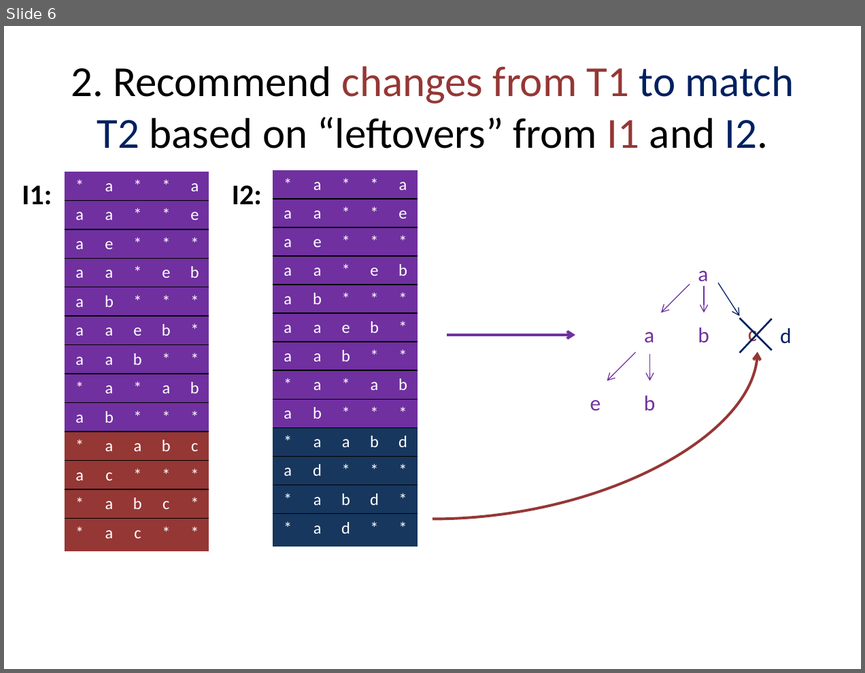
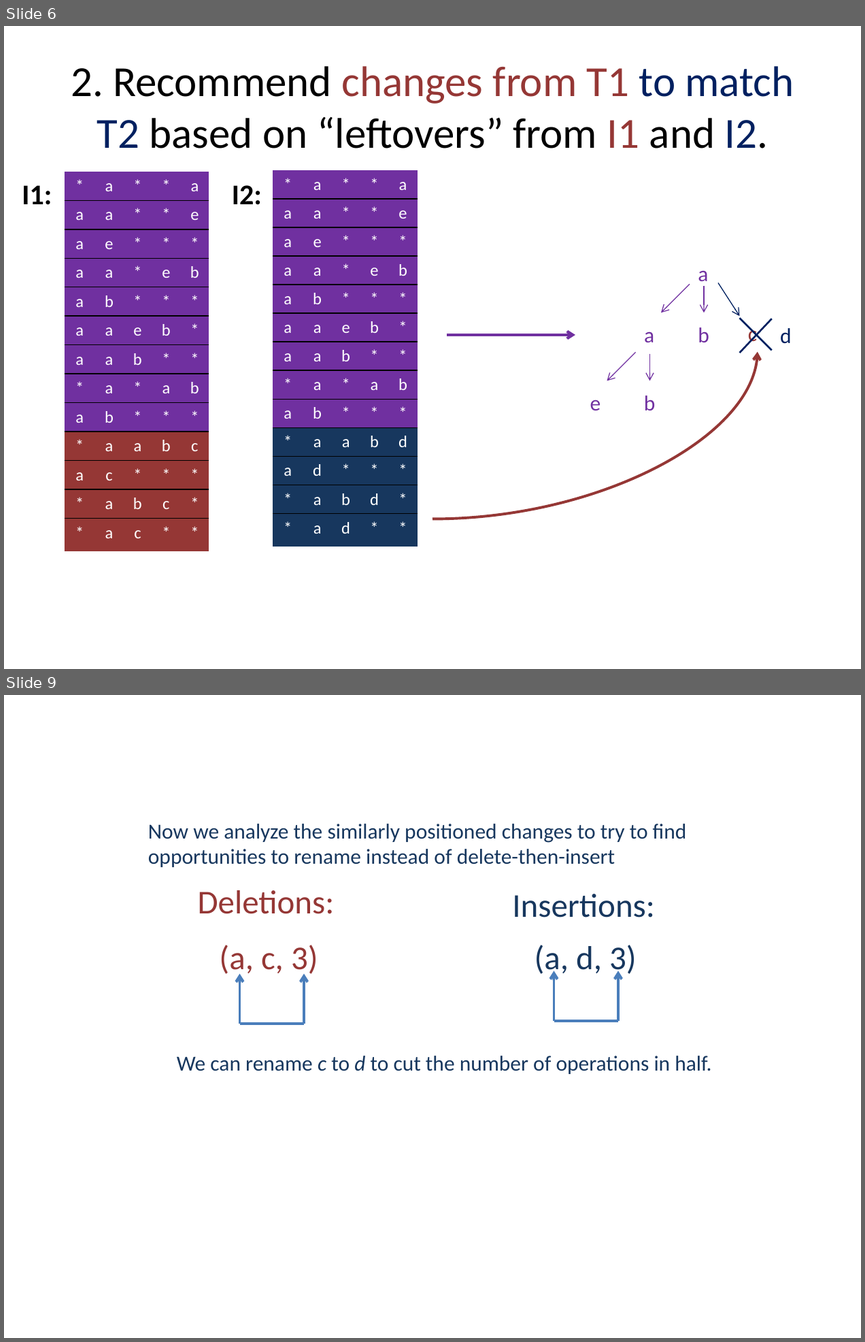
Before and after one commit to SuitAndThai/Graph-Matching, a slide deck: Documents/pqGramRecommendations.pptx. Shown one above the other, each under a label of ours: slide 6 before the commit, slides 6 and 9 after it; the slides between them are not shown. The pictures are 865x673 and 865x1342 pixels, drawn with LibreOffice and Linux fonts; fonts in the diff are those of the drawing. Boxes give left, top, right and bottom in pixels: in the first picture for what was removed or moved away, otherwise in the second. Text is boxed around its words. In the diff, an @@ line names an element or a change of style, - is before the commit and + after.

Commit message:
updated presentation to include delete-insert

```diff
--- a/Documents/pqGramRecommendations.pptx
+++ b/Documents/pqGramRecommendations.pptx
@@ slide 9 added at [4, 695, 861, 1338], background #FFFFFF @@
@@ text added at [148, 824, 687, 867], 18 pt, text #17375E @@
+Now we analyze the similarly positioned changes to try to find opportunities to rename instead of delete-then-insert
@@ text added at [198, 890, 334, 914], 28 pt, text #953735 @@
+Deletions:
@@ text added at [512, 894, 655, 917], 28 pt, text #17375E @@
+Insertions:
@@ text added at [219, 945, 318, 977], 28 pt, text #953735 @@
+(a, c, 3)
@@ text added at [534, 945, 636, 977], 28 pt, text #17375E @@
+(a, d, 3)
@@ arrow added from (239, 1023) to (239, 974), #4B7EBC 2.25 pt @@
@@ arrow added from (304, 1023) to (304, 974), #4B7EBC 2.25 pt @@
@@ arrow added from (554, 1021) to (554, 971), #4B7EBC 2.25 pt @@
@@ arrow added from (618, 1021) to (618, 971), #4B7EBC 2.25 pt @@
@@ line added from (554, 1021) to (618, 1021), #4B7EBC 2.25 pt @@
@@ line added from (239, 1023) to (304, 1023), #4B7EBC 2.25 pt @@
@@ text added at [177, 1055, 711, 1074], 18 pt, text #17375E @@
+We can rename c to d to cut the number of operations in half.
```
Also in this commit, not shown: 2 other slides added, 2 other files.
